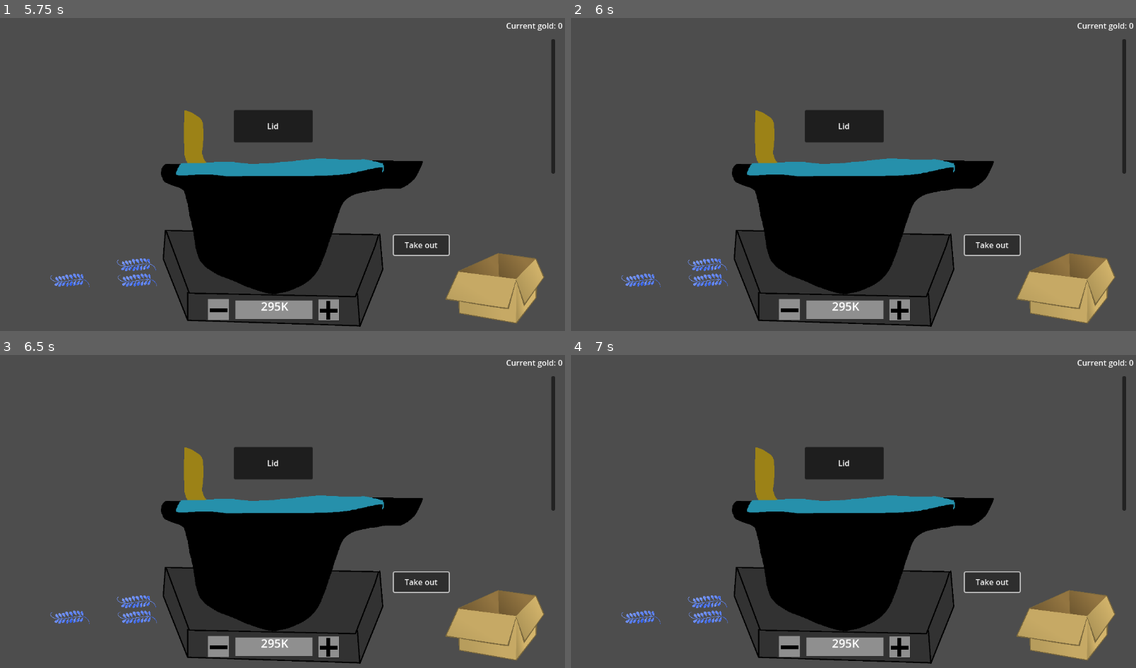
Above: before the commit, frames 1-4 (two rows, left to right).
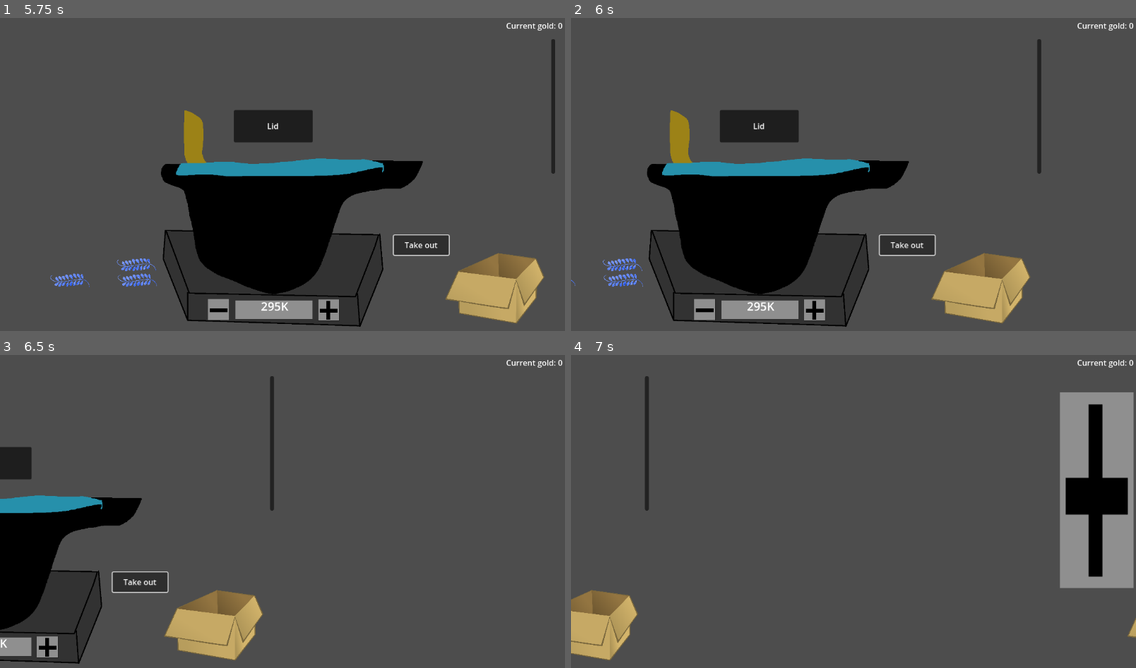
Above: after the commit, the same moments.

Repository: Gutek8134/poison-craft
Game: Godot game, scene res://scenes/levels/main.tscn
The game is run twice, just before and just after one commit, with the same random seed, the same clock (stepped at 60 frames per second) and the same inputs. The engine's default icon, where the game draws it, is replaced by a stand-in: a white triangle on a blue panel in a dark square.
Inputs (mouse positions are in pixels of both pictures, inside the frame that each line leads up to):
- Up to frame 1 (5.75 s): click (327, 309) at 0.5 s; click (220, 309) at 1.25 s; click "Lid" at 2 s; click "Take out" at 2.75 s; tap Enter at 3.5 s; drag from (50, 280) to (265, 271) at 3.52 s; drag from (113, 265) to (265, 271) at 4.27 s; move the mouse to (135, 280) at 5.02 s; hold Right (Right) from 5.03 s (still down); hold Ctrl from 5.03 s (still down); click (135, 280) at 5.17 s
- Up to frame 2 (6 s): release Right (Right) at 5.75 s; release Ctrl at 5.75 s; tap Space at 5.75 s; drag from (825, 240) to (684, 127) at 5.77 s
- Up to frame 3 (6.5 s): no input
- Up to frame 4 (7 s): move the mouse to (1023, 561) at 6.52 s; hold Left (Left) from 6.53 s (still down); hold Shift from 6.53 s (still down)

Frame 1 is identical in both runs. In frame 2, 30% of the frame differs, in the area x 0-99%, y 6-99%; in frame 3, 34%; in frame 4, 34%, in the area x 0-100%, y 6-99%.

Commit message:
Changed direction of switching scenes

Diff:
--- a/project.godot
+++ b/project.godot
@@ -19,6 +19,7 @@
 
 InventoryManager="*res://scripts/inventory_manager.gd"
 TimeManager="res://scripts/time_manager.gd"
+KnowledgeManager="*res://scripts/knowledge_manager.gd"
 
 [display]
 
@@ -56,6 +57,18 @@
 , Object(InputEventKey,"resource_local_to_scene":false,"resource_name":"","device":-1,"window_id":0,"alt_pressed":false …(183 unchanged characters)…
 ]
 }
+Up={
+"deadzone": 0.5,
+"events": [Object(InputEventKey,"resource_local_to_scene":false,"resource_name":"","device":-1,"window_id":0,"alt_pressed":false,"shift_pressed":false,"ctrl_pressed":false,"meta_pressed":false,"pressed":false,"keycode":0,"physical_keycode":4194320,"key_label":0,"unicode":0,"location":0,"echo":false,"script":null)
+, Object(InputEventKey,"resource_local_to_scene":false,"resource_name":"","device":-1,"window_id":0,"alt_pressed":false,"shift_pressed":false,"ctrl_pressed":false,"meta_pressed":false,"pressed":false,"keycode":0,"physical_keycode":87,"key_label":0,"unicode":119,"location":0,"echo":false,"script":null)
+]
+}
+Down={
+"deadzone": 0.5,
+"events": [Object(InputEventKey,"resource_local_to_scene":false,"resource_name":"","device":-1,"window_id":0,"alt_pressed":false,"shift_pressed":false,"ctrl_pressed":false,"meta_pressed":false,"pressed":false,"keycode":0,"physical_keycode":4194322,"key_label":0,"unicode":0,"location":0,"echo":false,"script":null)
+, Object(InputEventKey,"resource_local_to_scene":false,"resource_name":"","device":-1,"window_id":0,"alt_pressed":false,"shift_pressed":false,"ctrl_pressed":false,"meta_pressed":false,"pressed":false,"keycode":0,"physical_keycode":83,"key_label":0,"unicode":115,"location":0,"echo":false,"script":null)
+]
+}
 "Switch Container Display"={
 "deadzone": 0.5,
 "events": [Object(InputEventMouseButton,"resource_local_to_scene":false,"resource_name":"","device":-1,"window_id":0,"a …(258 unchanged characters)…
--- a/scripts/main_scene.gd
+++ b/scripts/main_scene.gd
@@ -2,7 +2,7 @@
 
 extends Node2D
 
-@export var move_time: float = 2.5
+@export var move_time: float = 1.5
 @export var move_x: float = 1200
 @export var move_y: float = 800
 
@@ -26,59 +26,59 @@
 var ending_position: Vector2
 
 func _ready() -> void:
-    inventory_ui.update_spawn_node()
-    InventoryManager.gold_display = $CurrentGold
+	inventory_ui.update_spawn_node()
+	InventoryManager.gold_display = $CurrentGold
 
 func _process(_delta: float) -> void:
-    if scene_movement_timer and is_instance_valid(scene_movement_timer) and not is_zero_approx(scene_movement_timer.time_left):
-        scene_holder.position = starting_position.lerp(ending_position, (move_time - scene_movement_timer.time_left) / move_time)
+	if scene_movement_timer and is_instance_valid(scene_movement_timer) and not is_zero_approx(scene_movement_timer.time_left):
+		scene_holder.position = starting_position.lerp(ending_position, (move_time - scene_movement_timer.time_left) / move_time)
 
 func _unhandled_key_input(event: InputEvent) -> void:
-    if scene_movement_timer and is_instance_valid(scene_movement_timer) and not is_zero_approx(scene_movement_timer.time_left):
-        return
-    var next_scene: Node2D
-    var next_scene_index: Vector2i
-    if event.is_action_released("Left"):
-        next_scene_index = currently_selected_scene_index + Vector2i(1, 0)
-        next_scene = scenes.get(next_scene_index)
-        if next_scene == null:
-            return
-        starting_position = scene_holder.position
-        ending_position = scene_holder.position + Vector2.LEFT * move_x
-        scene_movement_timer = get_tree().create_timer(move_time)
-        currently_selected_scene = next_scene
-        currently_selected_scene_index = next_scene_index
-        inventory_ui.update_spawn_node()
-    elif event.is_action_released("Right"):
-        next_scene_index = currently_selected_scene_index + Vector2i(-1, 0)
-        next_scene = scenes.get(next_scene_index)
-        if next_scene == null:
-            return
-        starting_position = scene_holder.position
-        ending_position = scene_holder.position + Vector2.RIGHT * move_x
-        scene_movement_timer = get_tree().create_timer(move_time)
-        currently_selected_scene = next_scene
-        currently_selected_scene_index = next_scene_index
-        inventory_ui.update_spawn_node()
-    elif event.is_action_released("Up"):
-        next_scene_index = currently_selected_scene_index + Vector2i(0, -1)
-        next_scene = scenes.get(next_scene_index)
-        if next_scene == null:
-            return
-        starting_position = scene_holder.position
-        ending_position = scene_holder.position + Vector2.UP * move_y
-        scene_movement_timer = get_tree().create_timer(move_time)
-        currently_selected_scene = next_scene
-        currently_selected_scene_index = next_scene_index
-        inventory_ui.update_spawn_node()
-    elif event.is_action_released("Down"):
-        next_scene_index = currently_selected_scene_index + Vector2i(0, 1)
-        next_scene = scenes.get(next_scene_index)
-        if next_scene == null:
-            return
-        starting_position = scene_holder.position
-        ending_position = scene_holder.position + Vector2.DOWN * move_y
-        scene_movement_timer = get_tree().create_timer(move_time)
-        currently_selected_scene = next_scene
-        currently_selected_scene_index = next_scene_index
-        inventory_ui.update_spawn_node()
+	if scene_movement_timer and is_instance_valid(scene_movement_timer) and not is_zero_approx(scene_movement_timer.time_left):
+		return
+	var next_scene: Node2D
+	var next_scene_index: Vector2i
+	if event.is_action_released("Left"):
+		next_scene_index = currently_selected_scene_index + Vector2i(-1, 0)
+		next_scene = scenes.get(next_scene_index)
+		if next_scene == null:
+			return
+		starting_position = scene_holder.position
+		ending_position = scene_holder.position + Vector2.RIGHT * move_x
+		scene_movement_timer = get_tree().create_timer(move_time)
+		currently_selected_scene = next_scene
+		currently_selected_scene_index = next_scene_index
+		inventory_ui.update_spawn_node()
+	elif event.is_action_released("Right"):
+		next_scene_index = currently_selected_scene_index + Vector2i(1, 0)
+		next_scene = scenes.get(next_scene_index)
+		if next_scene == null:
+			return
+		starting_position = scene_holder.position
+		ending_position = scene_holder.position + Vector2.LEFT * move_x
+		scene_movement_timer = get_tree().create_timer(move_time)
+		currently_selected_scene = next_scene
+		currently_selected_scene_index = next_scene_index
+		inventory_ui.update_spawn_node()
+	elif event.is_action_released("Up"):
+		next_scene_index = currently_selected_scene_index + Vector2i(0, -1)
+		next_scene = scenes.get(next_scene_index)
+		if next_scene == null:
+			return
+		starting_position = scene_holder.position
+		ending_position = scene_holder.position + Vector2.DOWN * move_y
+		scene_movement_timer = get_tree().create_timer(move_time)
+		currently_selected_scene = next_scene
+		currently_selected_scene_index = next_scene_index
+		inventory_ui.update_spawn_node()
+	elif event.is_action_released("Down"):
+		next_scene_index = currently_selected_scene_index + Vector2i(0, 1)
+		next_scene = scenes.get(next_scene_index)
+		if next_scene == null:
+			return
+		starting_position = scene_holder.position
+		ending_position = scene_holder.position + Vector2.UP * move_y
+		scene_movement_timer = get_tree().create_timer(move_time)
+		currently_selected_scene = next_scene
+		currently_selected_scene_index = next_scene_index
+		inventory_ui.update_spawn_node()
